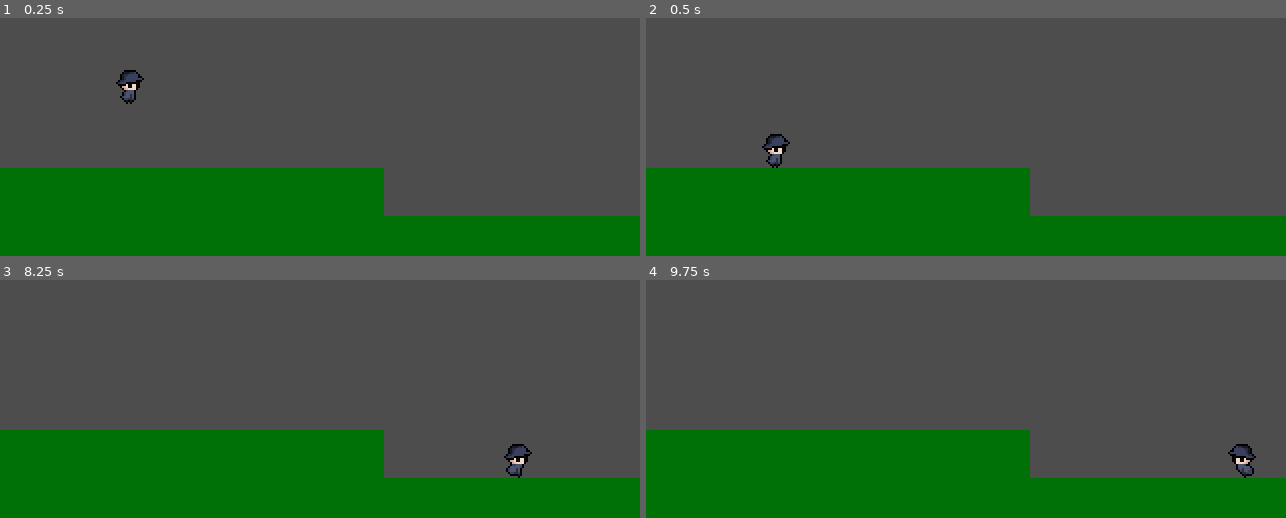
Above: before the commit, frames 1-4 (two rows, left to right).
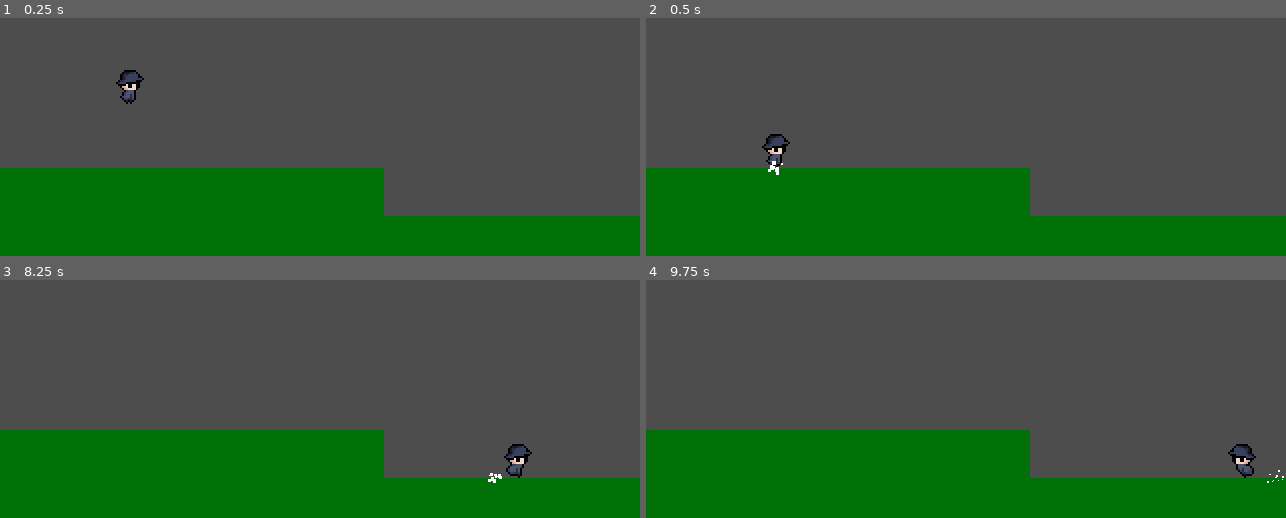
Above: after the commit, the same moments.

Repository: jokw1228/I-Wanna-Be-The-Um
Game: Godot game, scene res://Scenes/DemoScene.tscn
The game is run twice, just before and just after one commit, with the same random seed, the same clock (stepped at 60 frames per second) and the same inputs.
Inputs:
- Up to frame 1 (0.25 s): no input
- Up to frame 2 (0.5 s): no input
- Up to frame 3 (8.25 s): hold Right (move_right) 0.53-2.03 s; tap Up (jump) at 0.77, 1.52, 3.02, 3.77, 4.52, 6.02, 6.77, 7.52 s; hold Left (move_left) 2.03-2.78 s; tap Enter at 2.75 s; hold Right (move_right) 2.78-4.28 s; hold Left (move_left) 4.28-5.03 s; hold Right (move_right) 5.03-5.78 s; hold Left (move_left) 5.78-7.28 s; hold Right (move_right) from 7.28 s (still down)
- Up to frame 4 (9.75 s): tap Up (jump) at 9.02 s; release Right (move_right) at 9.53 s; hold Left (move_left) from 9.53 s (still down)

Frame 1 is identical in both runs. In frame 2, less than 0.1% of the frame differs, in the area x 19-22%, y 60-66%; in frame 3, less than 0.1%; in frame 4, less than 0.1%.

Commit message:
플레이어 착지 이펙트 추가

Diff:
--- a/Scenes/Player/Player.gd
+++ b/Scenes/Player/Player.gd
@@ -108,6 +108,7 @@
 #node path esport
 @export var AnimatedSprite2D_node: AnimatedSprite2D
 @export var UmAnimatedSprite2D_node: AnimatedSprite2D
+@export var LandingParticles2D_node: Node
 
 #Finite State Machine
 enum flip_h_type {LEFT = 1, RIGHT = 0}
@@ -365,6 +366,8 @@
 		if is_floating_in_the_air_state != value:
 			is_floating_in_the_air_state = value
 			update_animation()
+			if value == is_floating_in_the_air_type.GROUND:
+				LandingParticles2D_node.emitting = true
 
 func update_animation():
 	if is_floating_in_the_air_state == is_floating_in_the_air_type.AIR_RISING:
--- a/Scenes/Player/Player.tscn
+++ b/Scenes/Player/Player.tscn
@@ -101,7 +101,11 @@
 "speed": 5.0
 }]
 
-[node name="Player" type="CharacterBody2D" node_paths=PackedStringArray("AnimatedSprite2D_node", "UmAnimatedSprite2D_node")]
+[sub_resource type="Curve" id="Curve_4p1co"]
+_data = [Vector2(0, 1), 0.0, 0.0, 0, 0, Vector2(1, 0), 0.0, 0.0, 0, 0]
+point_count = 2
+
+[node name="Player" type="CharacterBody2D" node_paths=PackedStringArray("AnimatedSprite2D_node", "UmAnimatedSprite2D_node", "LandingParticles2D_node")]
 script = ExtResource("1_r2ilq")
 max_jump_height = 40.0
 min_jump_height = 20.0
@@ -112,6 +116,7 @@
 friction = 30
 AnimatedSprite2D_node = NodePath("PlayerAnimatedSprite2D")
 UmAnimatedSprite2D_node = NodePath("UmAnimatedSprite2D")
+LandingParticles2D_node = NodePath("CPUParticles2D")
 
 [node name="CollisionShape2D" type="CollisionShape2D" parent="."]
 shape = SubResource("CapsuleShape2D_vmrs7")
@@ -124,3 +129,19 @@
 sprite_frames = SubResource("SpriteFrames_ug6b3")
 animation = &"walk"
 offset = Vector2(0, -1)
+
+[node name="CPUParticles2D" type="CPUParticles2D" parent="."]
+position = Vector2(0, 8)
+emitting = false
+amount = 16
+lifetime = 0.45
+one_shot = true
+explosiveness = 1.0
+emission_shape = 3
+emission_rect_extents = Vector2(3, 2)
+spread = 180.0
+gravity = Vector2(0, 10)
+initial_velocity_max = 10.0
+scale_amount_min = 0.1
+scale_amount_max = 2.0
+scale_amount_curve = SubResource("Curve_4p1co")
Not shown: 1 places in Scenes/Player/Player.tscn that only renumber resources
